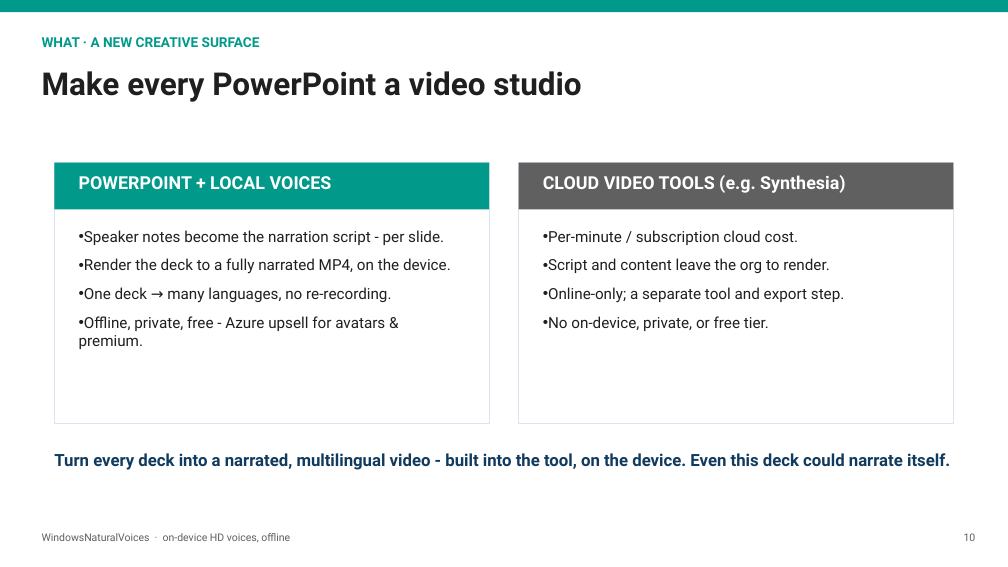
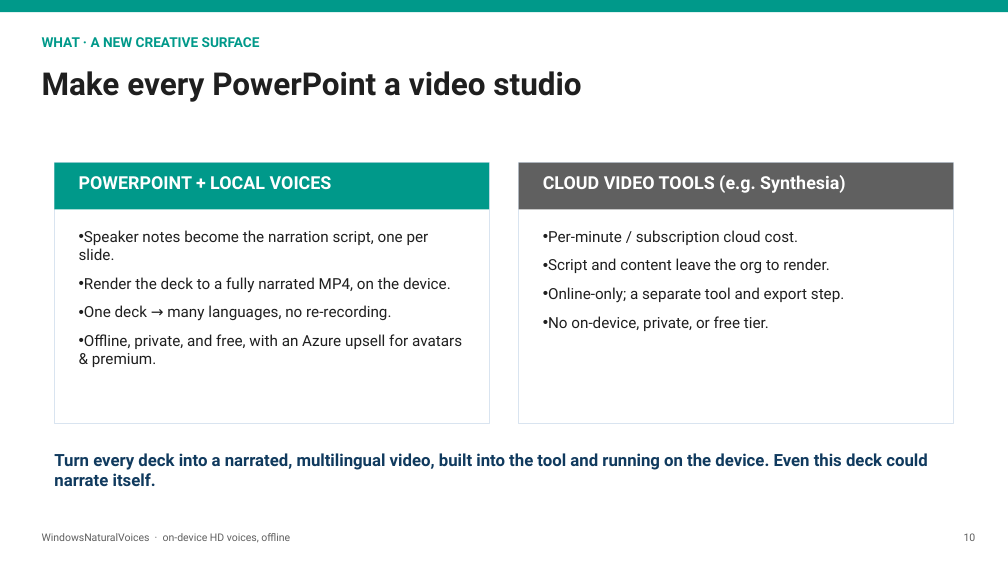
Before and after one commit to aclinick/claros, a slide deck: slide 10 of docs/pitch/live-voiceover.pptx. Drawn at 1008x567 pixels with LibreOffice and Linux fonts; fonts in the diff are those of the drawing. Boxes give left, top, right and bottom in pixels: in the first picture for what was removed or moved away, otherwise in the second. Text is boxed around its words. In the diff, an @@ line names an element or a change of style, - is before the commit and + after.

```diff
--- a/docs/pitch/live-voiceover.pptx
+++ b/docs/pitch/live-voiceover.pptx
@@ text at [79,230,429,260]: text changed @@
-• Speaker notes become the narration script - per slide.
+• Speaker notes become the narration script, one per slide.
@@ text at [84,334,462,367]: text changed @@
-• Offline, private, free - Azure upsell for avatars & premium.
+• Offline, private, and free, with an Azure upsell for avatars & premium.
@@ text at [54,453,927,486]: text changed @@
-Turn every deck into a narrated, multilingual video - built into the tool, on the device. Even this deck could narrate itself.
+Turn every deck into a narrated, multilingual video, built into the tool and running on the device. Even this deck could narrate itself.
```
Also in this commit, not shown: 13 other slides changed, 10 other files.
